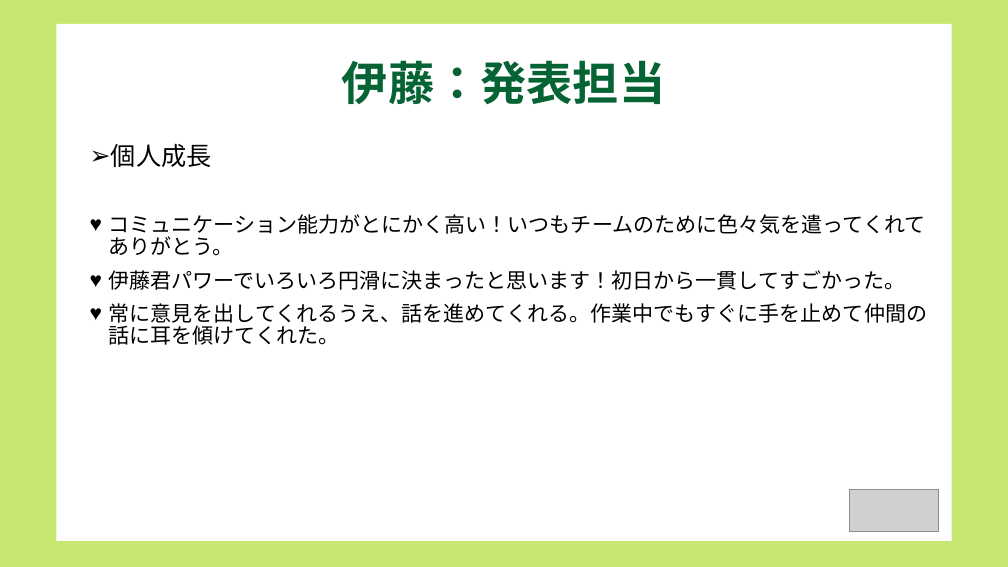
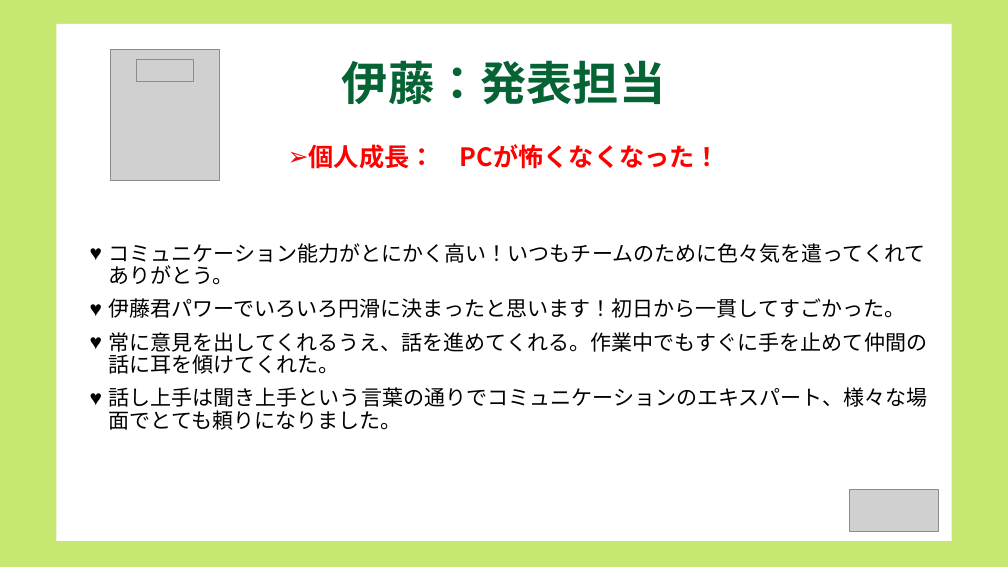
Before and after one commit to dojo2022/B-3, a slide deck: slide 14 of doc/コピー動画なし_B3炙りえんがわ_成果発表会資料.pptx. Drawn at 1008x567 pixels with LibreOffice and Linux fonts; fonts in the diff are those of the drawing; grey boxes stand for pictures. Boxes give left, top, right and bottom in pixels: in the first picture for what was removed or moved away, otherwise in the second. Text is boxed around its words. In the diff, an @@ line names an element or a change of style, - is before the commit and + after.

```diff
--- a/doc/コピー動画なし_B3炙りえんがわ_成果発表会資料.pptx
+++ b/doc/コピー動画なし_B3炙りえんがわ_成果発表会資料.pptx
@@ picture added at <box>110,49,219,180</box> @@
@@ picture added at <box>136,60,194,81</box> @@
@@ text at <box>309,144,720,169</box>: text changed; text colour #000000 to #FF0000; bold on @@
-➢ 個人成長
+➢ 個人成長： PCが怖くなくなった！
@@ text "コミュニケーション能力がとにかく高い！いつもチームのために色々気を遣ってくれてありがとう。": place and size @@
-text "コミュニケーション能力がとにかく高い！いつもチームのために色々気を遣ってくれてありがとう。" at <box>109,214,927,345</box>
+text "コミュニケーション能力がとにかく高い！いつもチームのために色々気を遣ってくれてありがとう。" at <box>109,243,928,430</box>
@@ text at <box>109,387,928,430</box>: paragraph added @@
+♥ 話し上手は聞き上手という言葉の通りでコミュニケーションのエキスパート、様々な場面でとても頼りになりました。
```
Also in this commit, not shown: 11 other slides changed.
